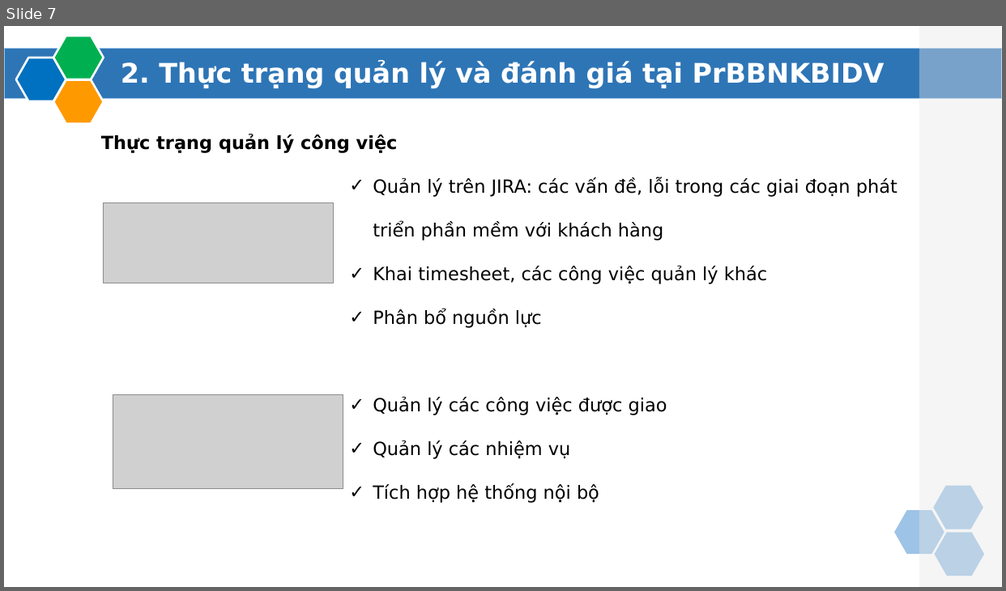
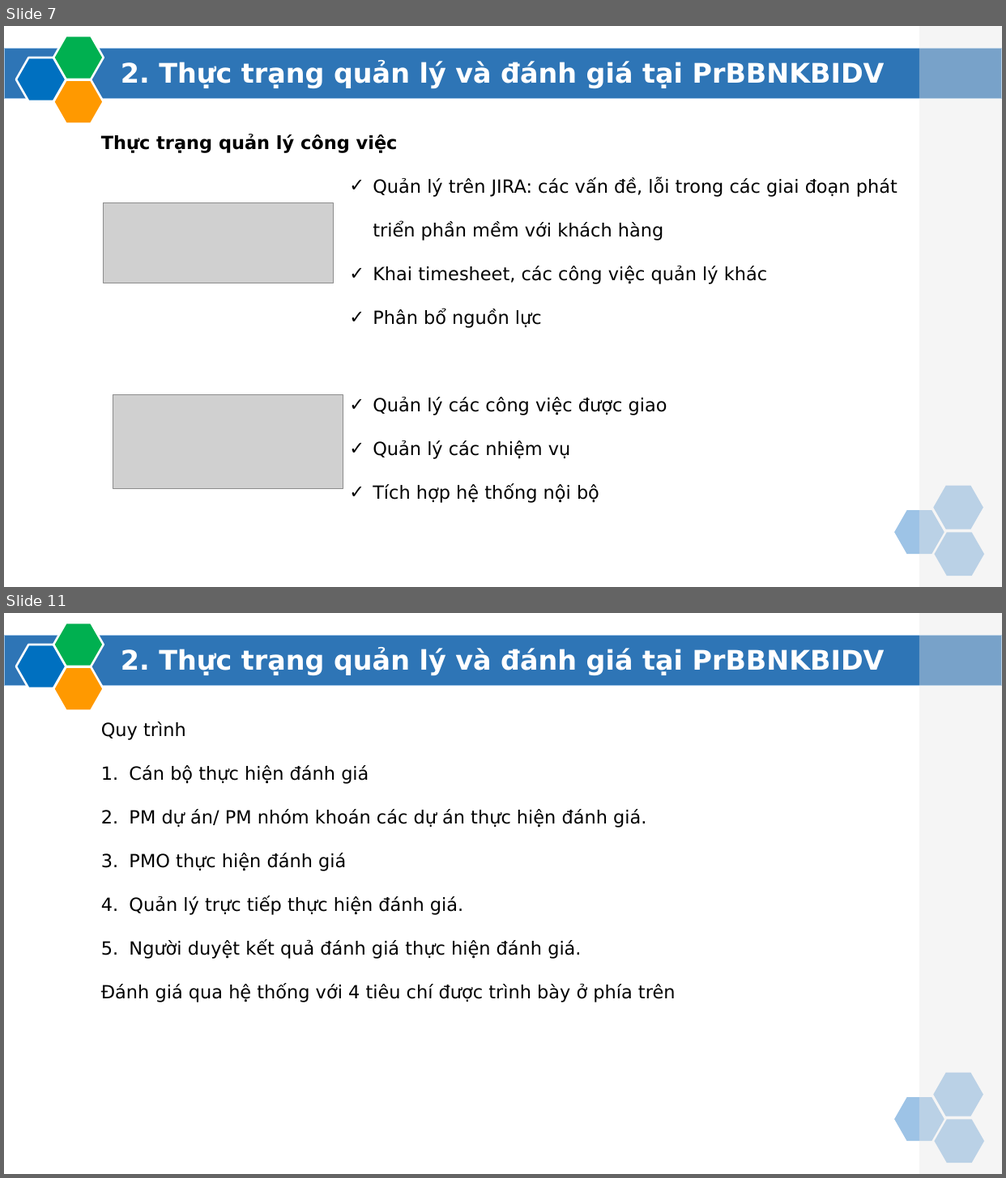
Before and after one commit to sonnc/LuanVan_SonNC_CA190141, a slide deck: LvThs.PPTX. Shown one above the other, each under a label of ours: slide 7 before the commit, slides 7 and 11 after it; the slides between them are not shown. The pictures are 1006x591 and 1006x1178 pixels, drawn with LibreOffice and Linux fonts; fonts in the diff are those of the drawing; grey boxes stand for pictures; background and template pictures are left out. Boxes give left, top, right and bottom in pixels: in the first picture for what was removed or moved away, otherwise in the second. Text is boxed around its words. In the diff, an @@ line names an element or a change of style, - is before the commit and + after.

```diff
--- a/LvThs.PPTX
+++ b/LvThs.PPTX
@@ slide 11 added at [4,613,1002,1174], background #FFFFFF; not listed: 8 template elements that a slide beside it also shows @@
@@ text added at [121,648,884,676], 26 pt, text #FFFFFF, bold @@
+2. Thực trạng quản lý và đánh giá tại PrBBNKBIDV
@@ text added at [101,722,675,1003], 17.6 pt, text #000000 @@
+Quy trình
+1. Cán bộ thực hiện đánh giá
+2. PM dự án/ PM nhóm khoán các dự án thực hiện đánh giá.
+3. PMO thực hiện đánh giá
+4. Quản lý trực tiếp thực hiện đánh giá.
+5. Người duyệt kết quả đánh giá thực hiện đánh giá.
+Đánh giá qua hệ thống với 4 tiêu chí được trình bày ở phía trên
```
Also in this commit, not shown: 13 slides changed, 16 other slides added, 4 slides removed, 47 other files.
